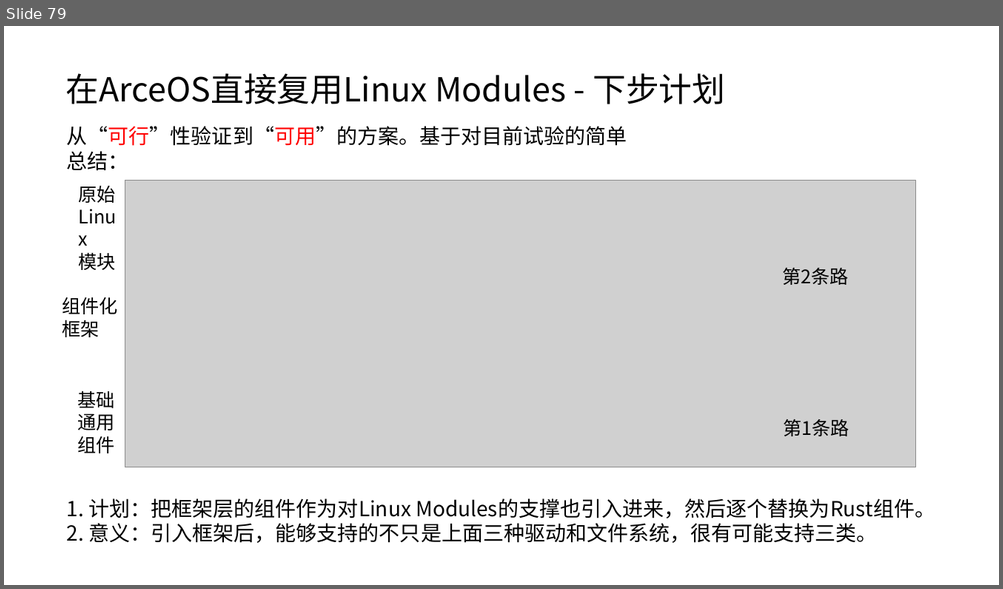
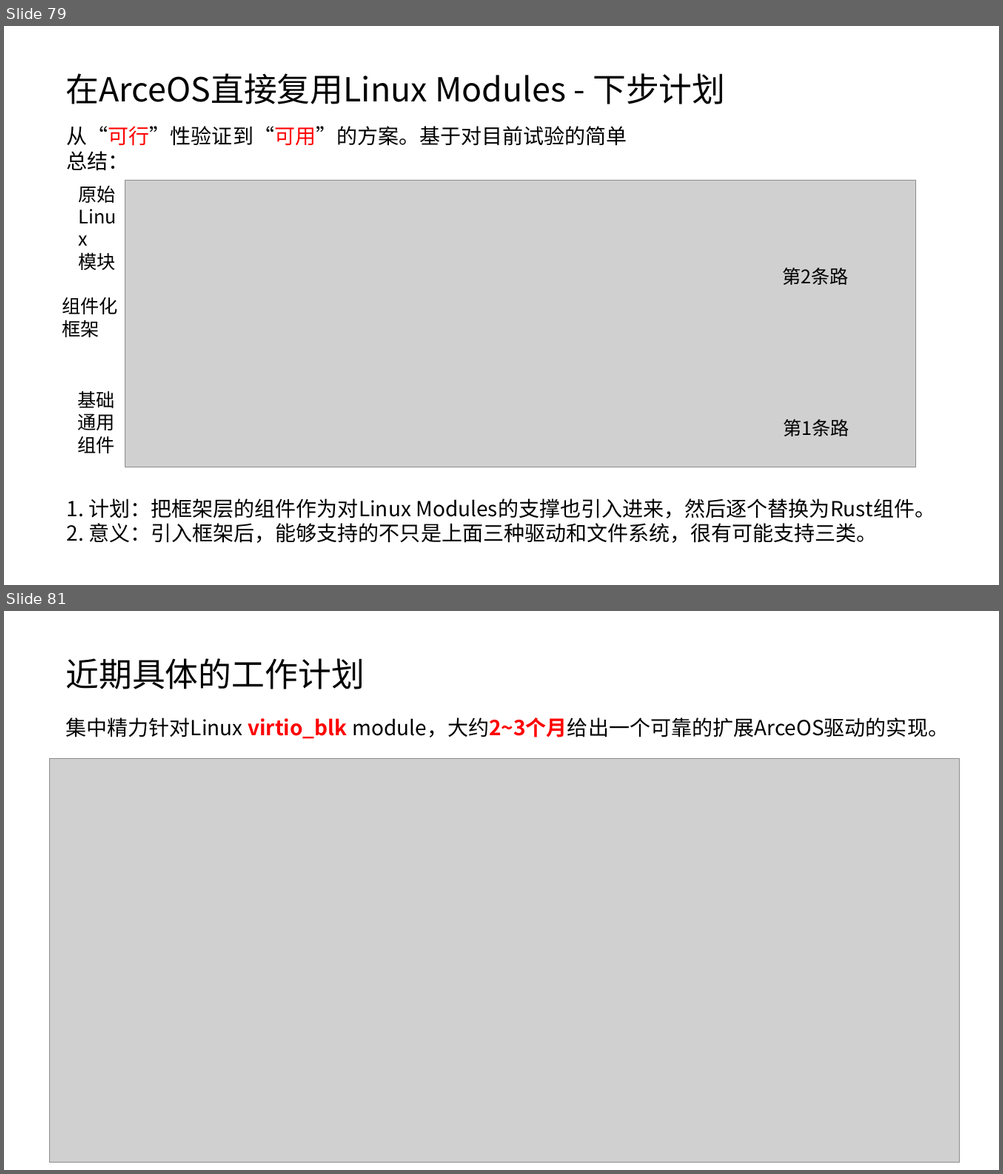
Before and after one commit to lkmodel/doc, a slide deck: 组件化内核工作的设想和当前进展.pptx. Shown one above the other, each under a label of ours: slide 79 before the commit, slides 79 and 81 after it; the slides between them are not shown. The pictures are 1003x589 and 1003x1174 pixels, drawn with LibreOffice and Linux fonts; fonts in the diff are those of the drawing; grey boxes stand for pictures. Boxes give left, top, right and bottom in pixels: in the first picture for what was removed or moved away, otherwise in the second. Text is boxed around its words. In the diff, an @@ line names an element or a change of style, - is before the commit and + after.

```diff
--- a/组件化内核工作的设想和当前进展.pptx
+++ b/组件化内核工作的设想和当前进展.pptx
@@ slide 81 added at [4, 611, 999, 1170], background #FFFFFF @@
@@ text added at [66, 658, 364, 689], 32 pt, text #000000 @@
+近期具体的工作计划
@@ text added at [65, 718, 948, 739], 20 pt, text #000000 @@
+集中精力针对Linux virtio_blk module，大约2~3个月给出一个可靠的扩展ArceOS驱动的实现。
@@ picture added at [50, 759, 960, 1163] @@
```
Also in this commit, not shown: 1 slide changed, 4 other slides added, 1 slide removed, 4 other files.
